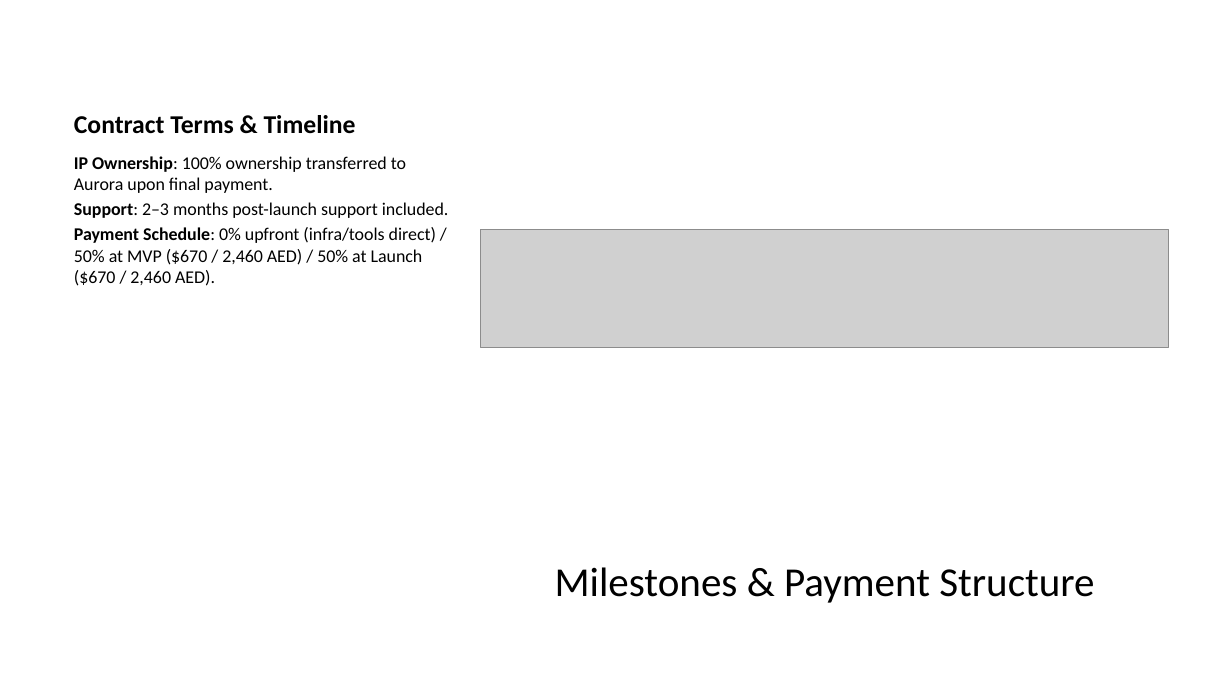
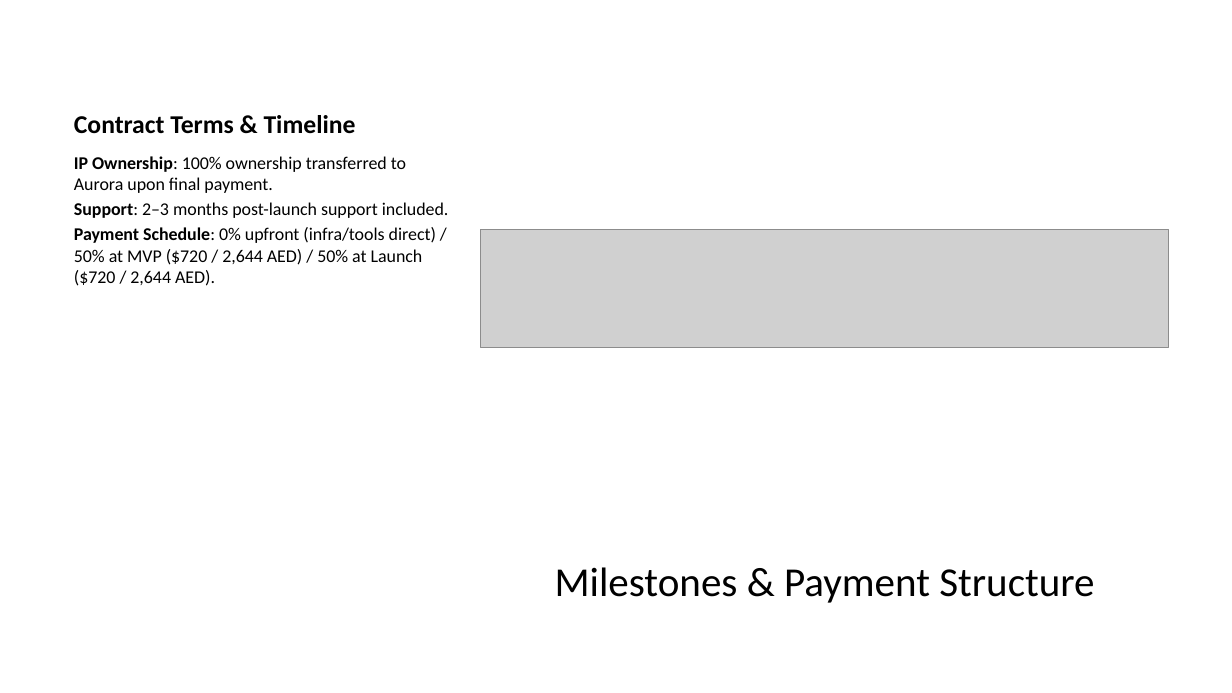
Before and after one commit to igor-kan/quarto-writing, a slide deck: slide 27 of posts/aurora_internal_ai_assistant_proposal_slides.pptx. Drawn at 1232x693 pixels with LibreOffice and Linux fonts; fonts in the diff are those of the drawing; grey boxes stand for pictures. Boxes give left, top, right and bottom in pixels: in the first picture for what was removed or moved away, otherwise in the second. Text is boxed around its words. In the diff, an @@ line names an element or a change of style, - is before the commit and + after.

```diff
--- a/posts/aurora_internal_ai_assistant_proposal_slides.pptx
+++ b/posts/aurora_internal_ai_assistant_proposal_slides.pptx
@@ text at (x1=74, y1=227, x2=436, y2=286): text changed @@
-Payment Schedule: 0% upfront (infra/tools direct) / 50% at MVP ($670 / 2,460 AED) / 50% at Launch ($670 / 2,460 AED).
+Payment Schedule: 0% upfront (infra/tools direct) / 50% at MVP ($720 / 2,644 AED) / 50% at Launch ($720 / 2,644 AED).
```
Also in this commit, not shown: 2 other slides changed, 8 other files.
